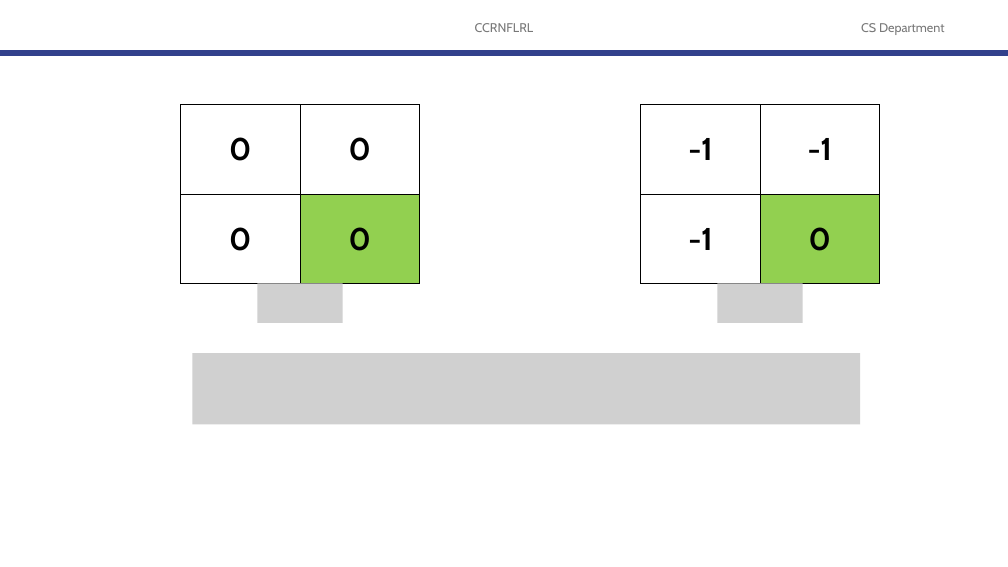
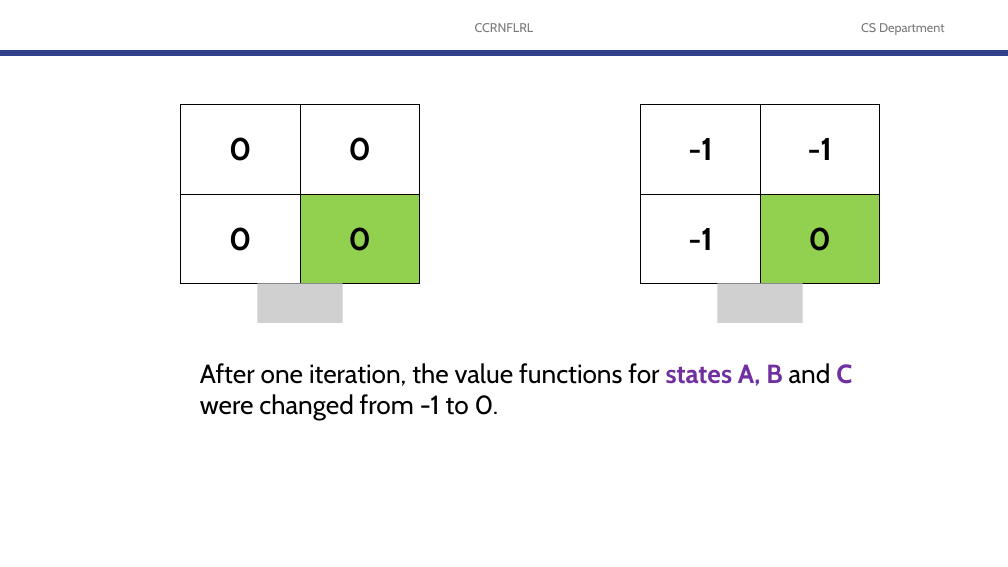
Before and after one commit to robitussin/CCRNFLRL, a slide deck: slide 65 of 3 - Planning by Dynamic Programming/Planning by Dynamic Programming(new).pptx (slide 68 before the commit). Drawn at 1008x567 pixels with LibreOffice and Linux fonts; fonts in the diff are those of the drawing; grey boxes stand for pictures; background and template pictures are left out. Boxes give left, top, right and bottom in pixels: in the first picture for what was removed or moved away, otherwise in the second. Text is boxed around its words. In the diff, an @@ line names an element or a change of style, - is before the commit and + after.

```diff
--- a/3 - Planning by Dynamic Programming/Planning by Dynamic Programming(new).pptx
+++ b/3 - Planning by Dynamic Programming/Planning by Dynamic Programming(new).pptx
@@ picture removed at bbox=[192, 353, 860, 424] @@
@@ text added at bbox=[200, 363, 852, 420], 25 pt, text #000000 @@
+After one iteration, the value functions for states A, B and C were changed from -1 to 0.
```
Also in this commit, not shown: 12 other slides changed, 7 slides added, 5 slides removed.
